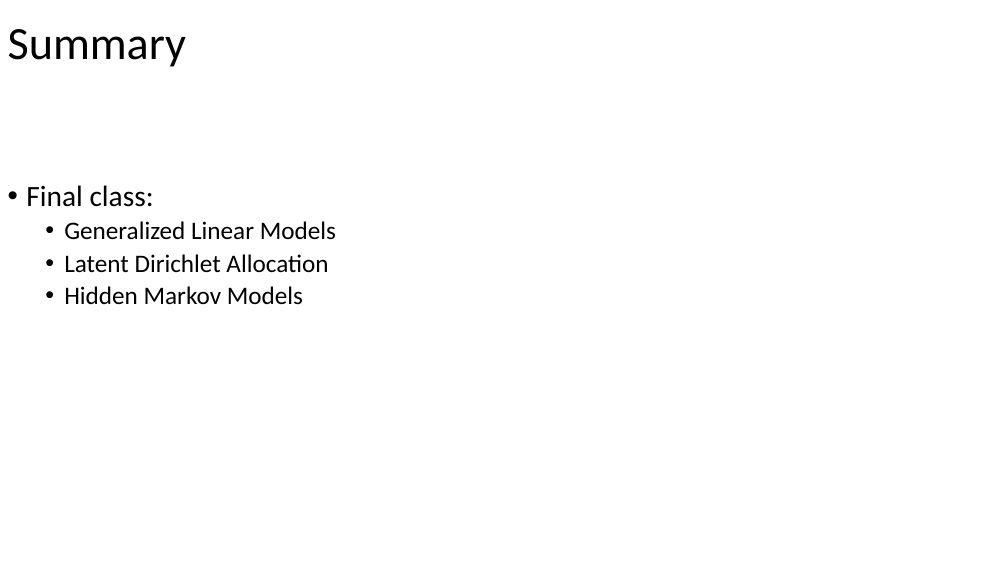
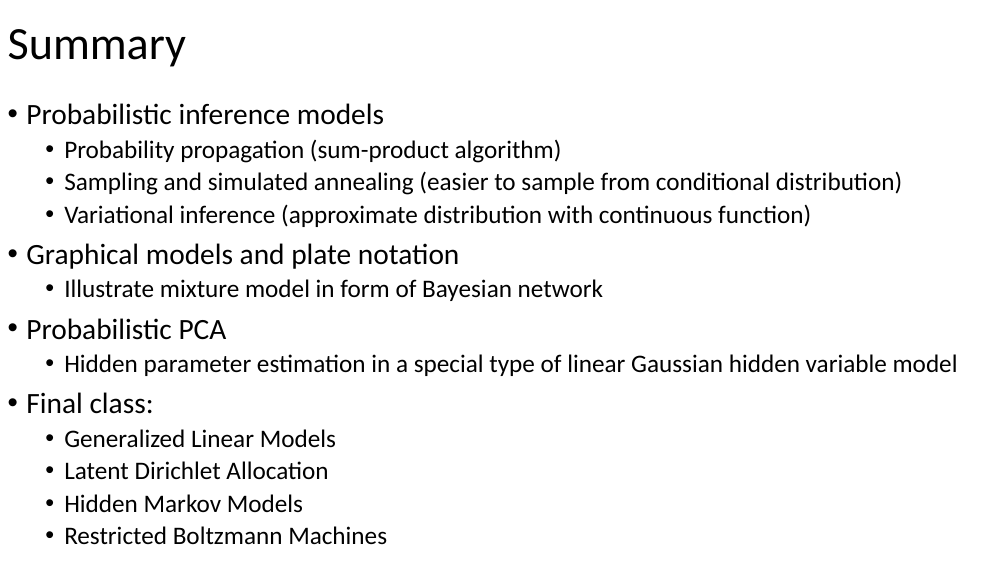
Before and after one commit to russellu/cs405, a slide deck: slide 22 of Lecture_31.pptx (slide 23 before the commit). Drawn at 1008x567 pixels with LibreOffice and Linux fonts; fonts in the diff are those of the drawing. Boxes give left, top, right and bottom in pixels: in the first picture for what was removed or moved away, otherwise in the second. Text is boxed around its words. In the diff, an @@ line names an element or a change of style, - is before the commit and + after.

```diff
--- a/Lecture_31.pptx
+++ b/Lecture_31.pptx
@@ text at box(26, 103, 958, 376): paragraphs added @@
+• Probabilistic inference models
+  • Probability propagation (sum-product algorithm)
+  • Sampling and simulated annealing (easier to sample from conditional distribution)
+  • Variational inference (approximate distribution with continuous function)
+• Graphical models and plate notation
+  • Illustrate mixture model in form of Bayesian network
+• Probabilistic PCA
+  • Hidden parameter estimation in a special type of linear Gaussian hidden variable model
@@ text at box(64, 526, 387, 545): paragraph added @@
+  • Restricted Boltzmann Machines
```
Also in this commit, not shown: 7 other slides changed, 1 slide removed, 1 other file.
